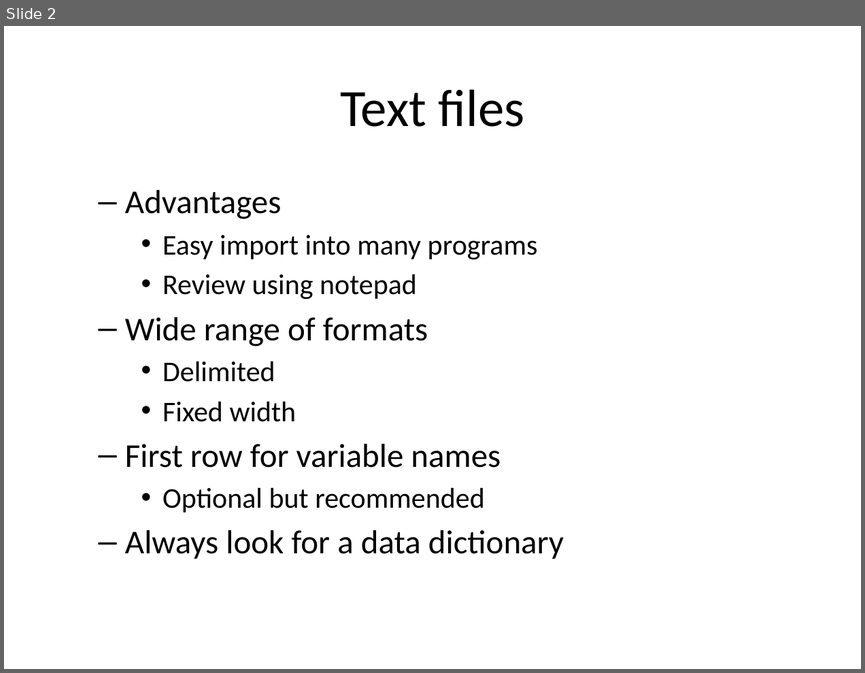
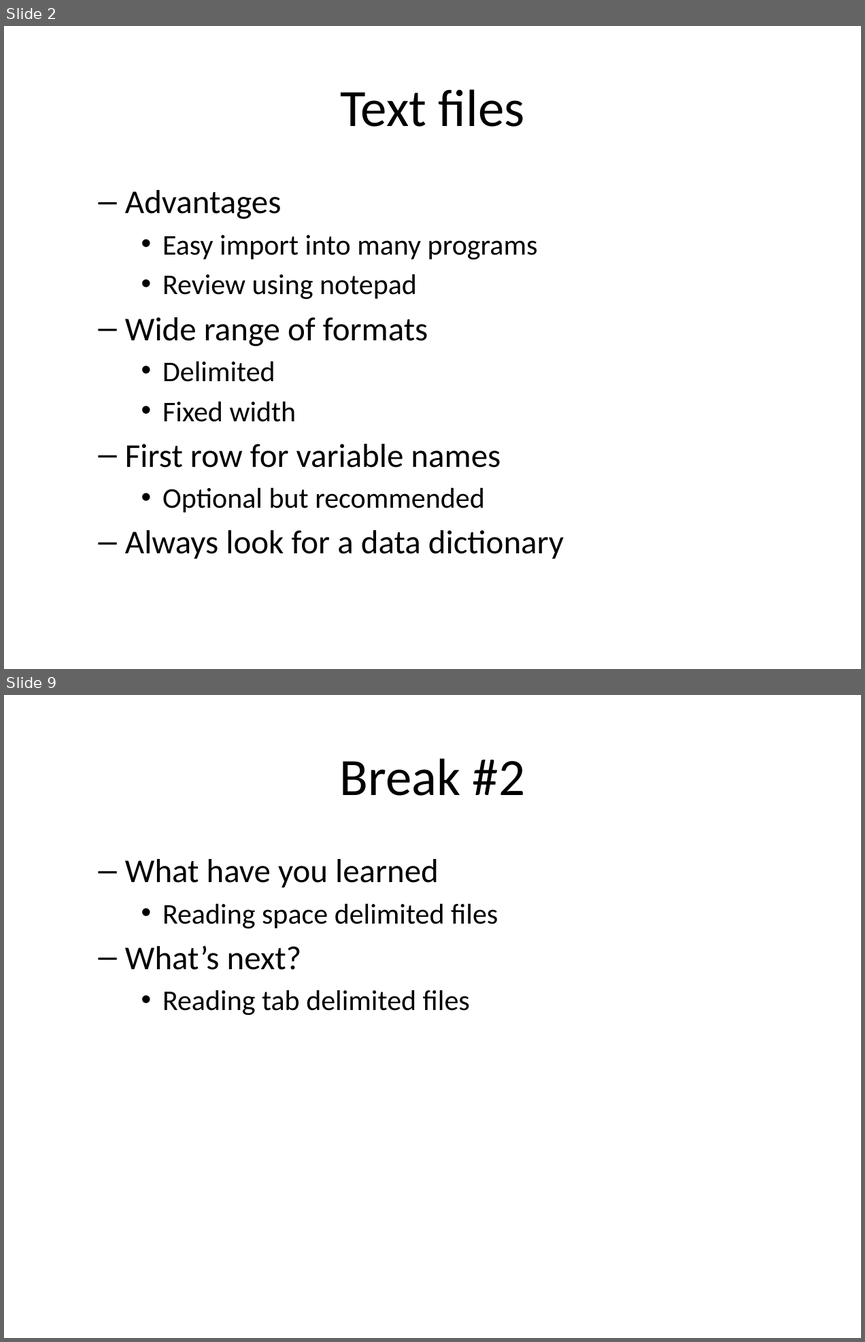
Before and after one commit to pmean/classes, a slide deck: introduction-to-r/src/v03-slides-and-speaker-notes.pptx. Shown one above the other, each under a label of ours: slide 2 before the commit, slides 2 and 9 after it; the slides between them are not shown. The pictures are 865x673 and 865x1342 pixels, drawn with LibreOffice and Linux fonts; fonts in the diff are those of the drawing. Boxes give left, top, right and bottom in pixels: in the first picture for what was removed or moved away, otherwise in the second. Text is boxed around its words. In the diff, an @@ line names an element or a change of style, - is before the commit and + after.

```diff
--- a/introduction-to-r/src/v03-slides-and-speaker-notes.pptx
+++ b/introduction-to-r/src/v03-slides-and-speaker-notes.pptx
@@ slide 9 added at (4,695,861,1338), background #FFFFFF @@
@@ title added at (340,758,525,796), 44 pt, text #000000 @@
+Break #2
@@ text added at (125,859,498,1015), 24 pt, text #000000 @@
+  – What have you learned
+    • Reading space delimited files
+  – What’s next?
+    • Reading tab delimited files
```
Also in this commit, not shown: 19 slides changed, 6 other slides added, 6 other files.
